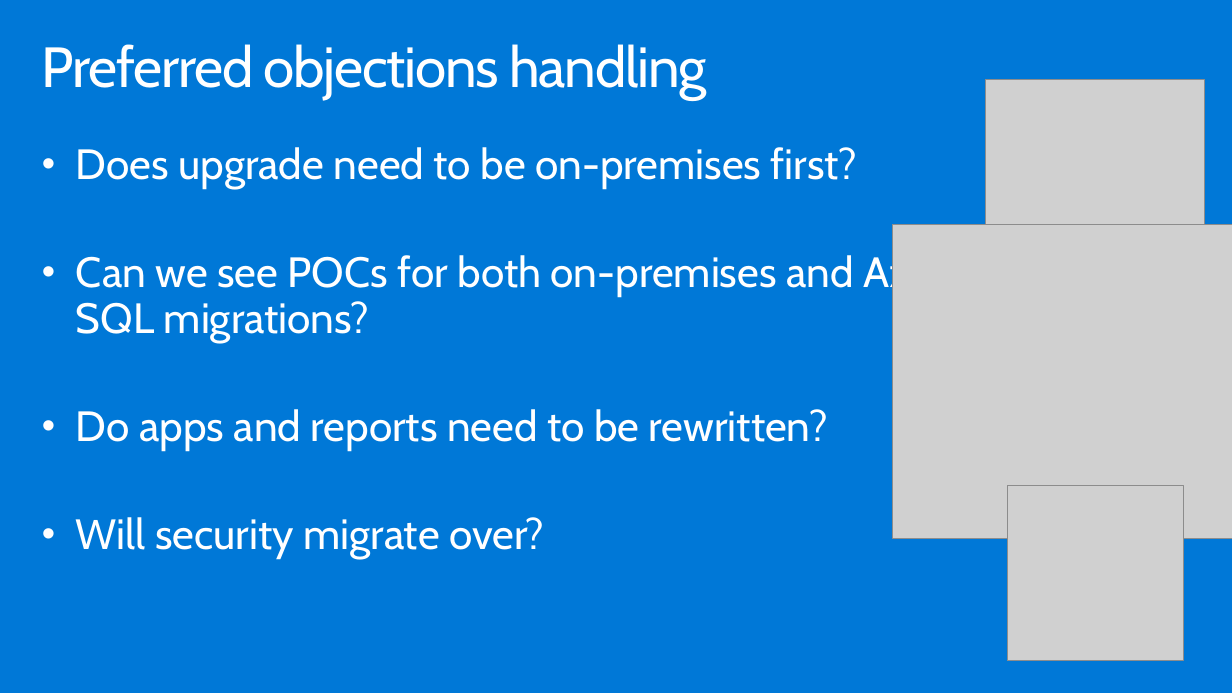
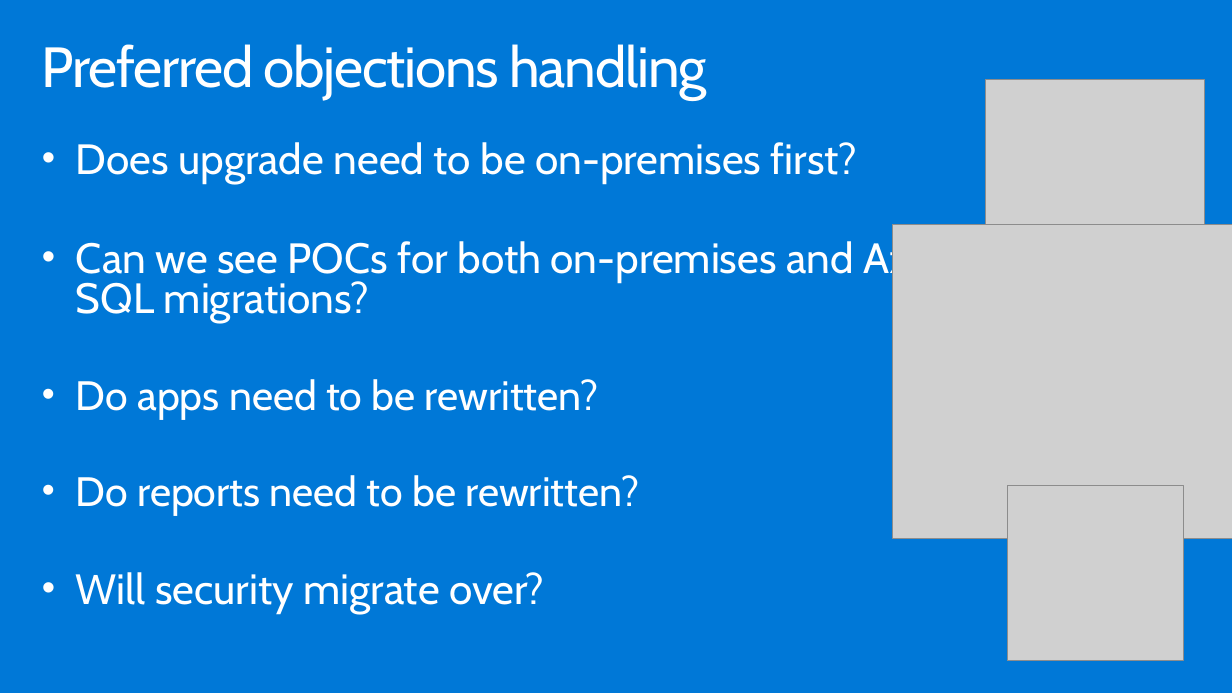
Before and after one commit to tejaswini972/MCW-Data-Platform-upgrade-and-migration, a slide deck: slide 23 of Whiteboard design session/WDS trainer presentation - Data platform upgrade and migration.pptx. Drawn at 1232x693 pixels with LibreOffice and Linux fonts; fonts in the diff are those of the drawing; grey boxes stand for pictures. Boxes give left, top, right and bottom in pixels: in the first picture for what was removed or moved away, otherwise in the second. Text is boxed around its words. In the diff, an @@ line names an element or a change of style, - is before the commit and + after.

```diff
--- a/Whiteboard design session/WDS trainer presentation - Data platform upgrade and migration.pptx
+++ b/Whiteboard design session/WDS trainer presentation - Data platform upgrade and migration.pptx
@@ text at (x1=76, y1=142, x2=966, y2=613): line spacing 0.9 to 0.8 @@
@@ text at (x1=76, y1=379, x2=640, y2=516): text changed; size 33 to 32 pt @@
-• Do apps and reports need to be rewritten?
+• Do apps need to be rewritten?
+• Do reports need to be rewritten?
```
Also in this commit, not shown: 3 other slides changed, 1 other file.
